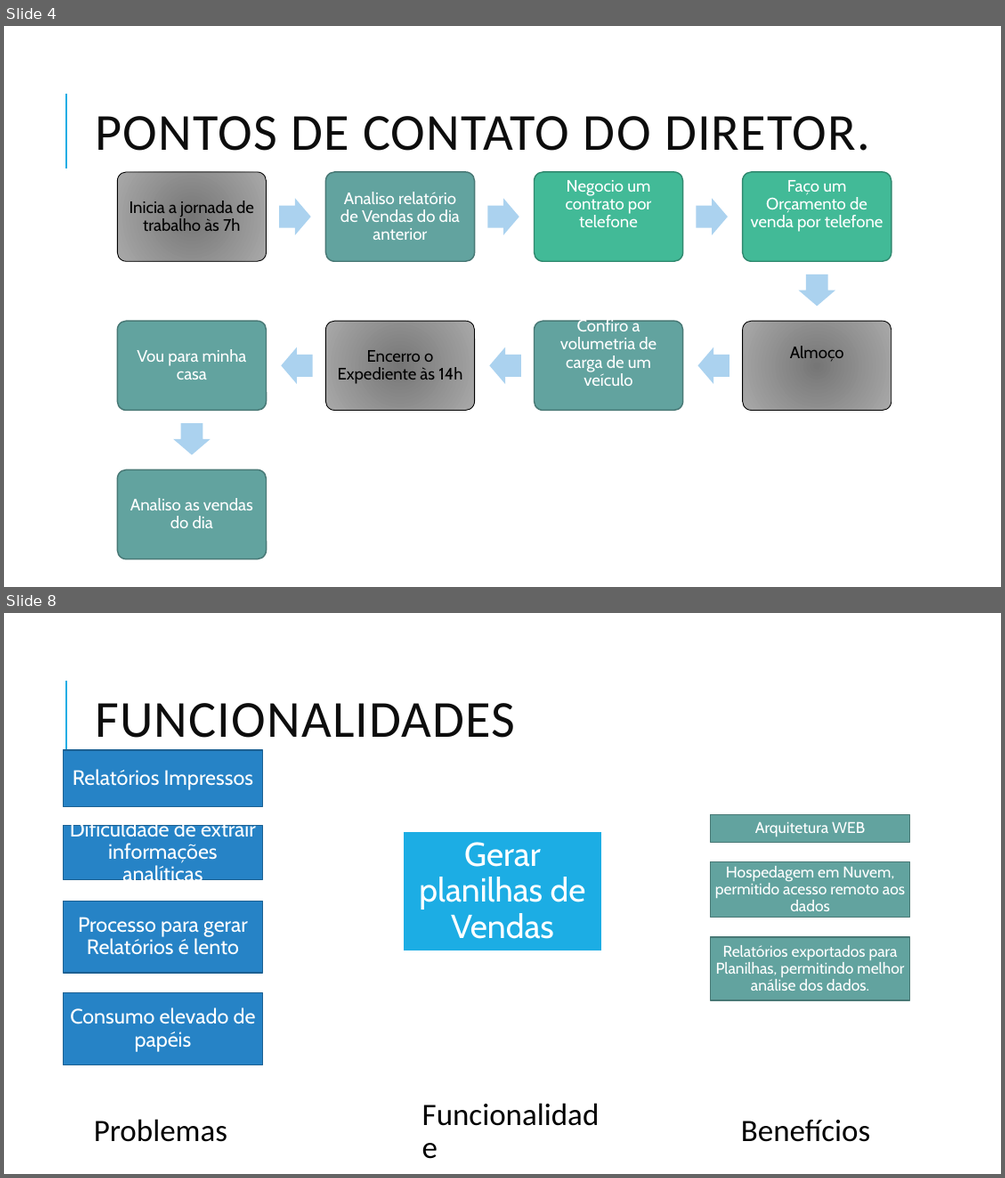
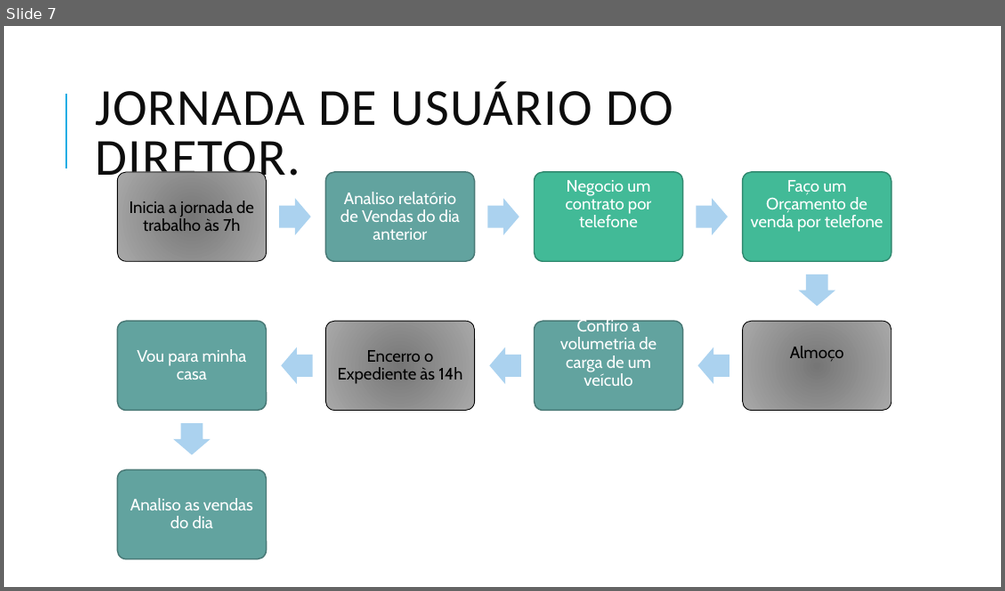
Before and after one commit to allancac/TCC_Desenvolvimento_Web_Full_Stack_2021, a slide deck: PBB – Product Baklog Building.pptx. Shown one above the other, each under a label of ours: slides 4 and 8 before the commit, slide 7 after it; the slides between them are not shown. The pictures are 1005x1178 and 1005x591 pixels, drawn with LibreOffice and Linux fonts; fonts in the diff are those of the drawing. Boxes give left, top, right and bottom in pixels: in the first picture for what was removed or moved away, otherwise in the second. Text is boxed around its words. In the diff, an @@ line names an element or a change of style, - is before the commit and + after.

```diff
--- a/PBB – Product Baklog Building.pptx
+++ b/PBB – Product Baklog Building.pptx
@@ slide 8 removed at <box>4,613,1001,1174</box>, background #FFFFFF; not listed: 1 template element that a slide beside it also shows @@
@@ title removed at <box>95,703,515,738</box> @@
-FUNCIONALIDADES
@@ rectangle removed at <box>403,831,602,951</box> @@
@@ text removed at <box>419,842,586,939</box> @@
-Gerar planilhas de Vendas
@@ group removed at <box>711,814,910,999</box>: 3 rectangles, 3 texts @@
-Arquitetura WEB
-Hospedagem em Nuvem, permitido acesso remoto aos dados
-Relatórios exportados para Planilhas, permitindo melhor análise dos dados.
@@ group removed at <box>63,750,263,1064</box>: 4 rectangles, 4 texts @@
-Relatórios Impressos
-Dificuldade de extrair informações analíticas
-Processo para gerar Relatórios é lento
-Consumo elevado de papéis
@@ text removed at <box>94,1119,227,1142</box> @@
-Problemas
@@ text removed at <box>414,1099,608,1165</box> @@
-Funcionalidade
@@ text removed at <box>741,1119,870,1142</box> @@
-Benefícios
@@ what was slide 4 is now slide 7 @@
@@ slide 7 changed as well @@
@@ title at <box>95,82,673,187</box>: text changed @@
-PONTOS DE CONTATO DO DIRETOR.
+JORNADA DE USUÁRIO DO DIRETOR.
```
Also in this commit, not shown: 7 other slides changed, 12 slides added, 4 other slides removed, 5 other files.
